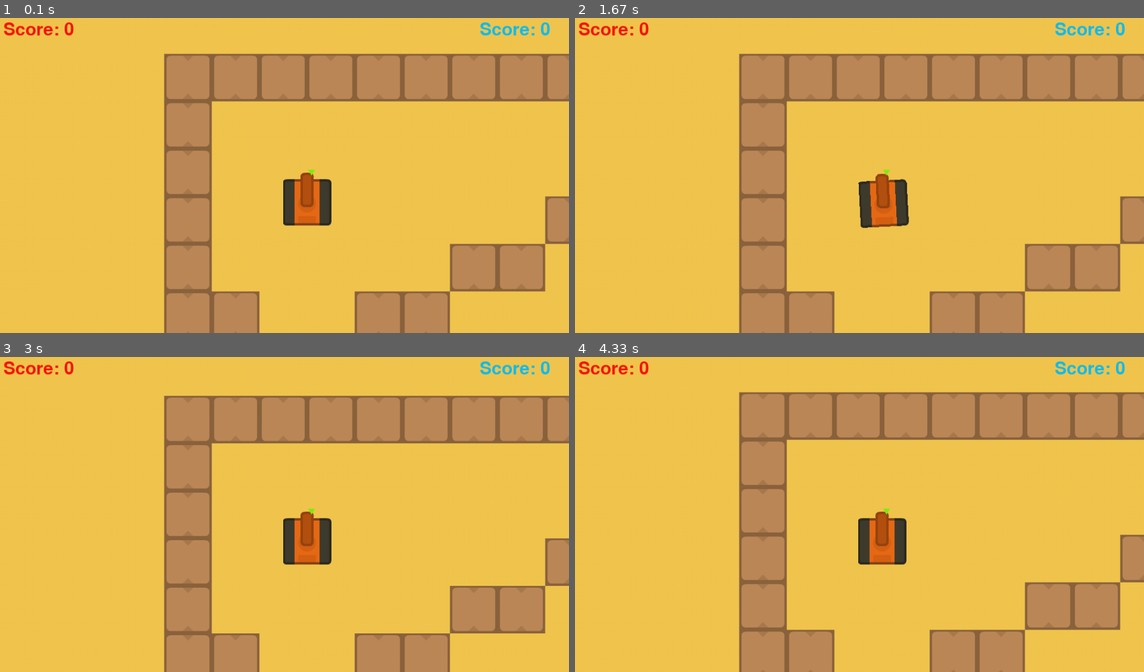
Above: before the commit, frames 1-4 (two rows, left to right).
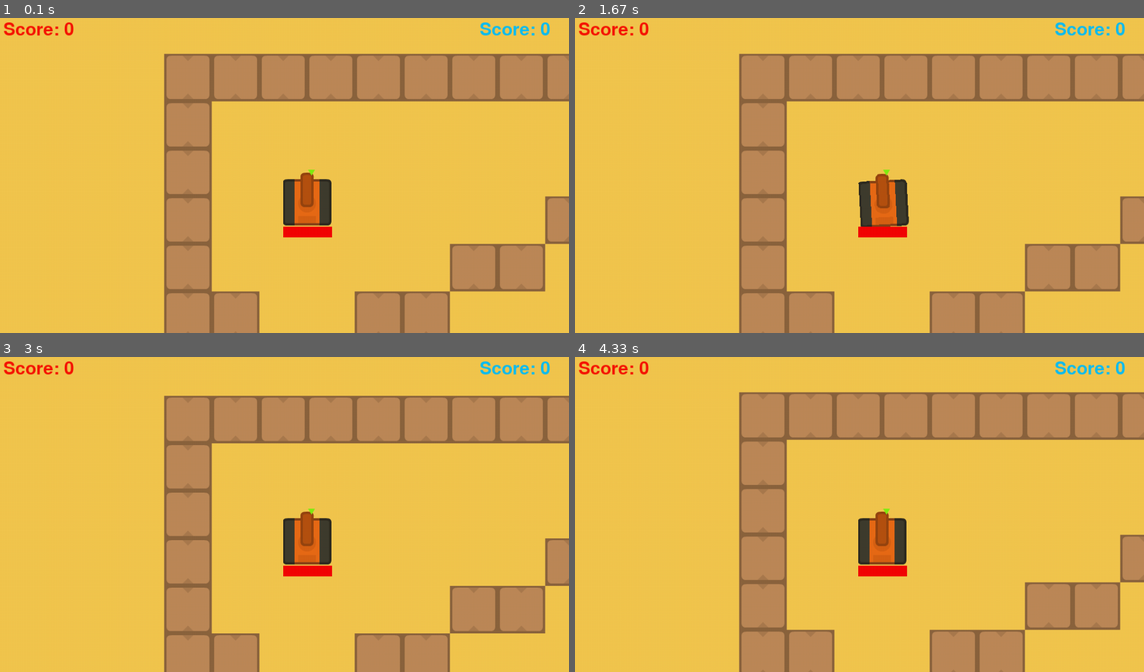
Above: after the commit, the same moments.

Repository: lenghia2797/TankPyGame
Game: pygame game, started from main.py
Two runs of this game, one before a commit and one after it. Both use one fixed random seed, a clock stepped at 60 frames per second and the inputs below.
Inputs (mouse positions are in pixels of both pictures, inside the frame that each line leads up to):
- Up to frame 1 (0.1 s): no input
- Up to frame 2 (1.67 s): hold Right 0.33-0.8 s; move the mouse to (836, 188) at 0.37 s; tap A at 1.33 s
- Up to frame 3 (3 s): tap one key every 0.33 s from 1.67 s: D A W D
- Up to frame 4 (4.33 s): tap S at 3 s

The runs differ from the first frame. In frame 1, 0.3% of the frame differs, in the area x 49-59%, y 66-70%; in frame 2, 0.3%; in frame 3, 0.3%; in frame 4, 0.3%.

Commit message:
add health bar

Diff:
--- a/GameScene.py
+++ b/GameScene.py
@@ -168,8 +168,7 @@
             bullet.visible = False
             enemy.health -= bullet.tank.damage
             if enemy.health <= 0:
-                enemy.active = False
-                enemy.visible = False
+                enemy.dead()
                 self.play_sound(self.score_sound)
                 ScoreLabel.score += 1
 
@@ -217,6 +216,8 @@
         if coin_rect.colliderect(item_rect):
             item.active = False
             item.visible = False
+            self.player.damage += 10
+            self.player.health += 10
 
     # def checkCollisionBulletWall2(self, bullets):
     #     collision_tolerance = 10
--- a/assets/levelMap.json
+++ b/assets/levelMap.json
@@ -12,7 +12,7 @@
  "layers":[
         {
          "compression":"",
-         "data":"BAAAAAQAAAAEAAAABAAAAAQAAAAEAAAABAAAAAQAAAA …(4862 unchanged characters)… AAEAAAAAgAAAAQAAAAEAAAAAgAAAAIAAAACAAAAAQAAAAIAAAACAAAAAgAAAAYAAAACAAAAAgAAAAIAAA …(1416 unchanged characters)…
+         "data":"BAAAAAQAAAAEAAAABAAAAAQAAAAEAAAABAAAAAQAAAA …(4862 unchanged characters)… AAEAAAAAgAAAAQAAAAEAAAAAgAAAAIAAAACAAAAAgAAAAIAAAACAAAAAgAAAAYAAAACAAAAAgAAAAIAAA …(1416 unchanged characters)…
          "encoding":"base64",
          "height":30,
          "id":1,
--- a/gamecore/GameObject.py
+++ b/gamecore/GameObject.py
@@ -21,17 +21,28 @@
         self.ignoreCamera = False
         self.cameraOffsetX = 0
         self.cameraOffsetY = 0
+        self.cropX = 0
+        self.cropY = 0
 
     def update(self):
         pass
 
     def render(self):
-        if self.ignoreCamera:
-            self.scene.screen.blit(
-            self.image, (self.x, self.y, self.width, self.height))
+        if self.cropX == 0 or self.cropY == 0:
+            if self.ignoreCamera:
+                self.scene.screen.blit(
+                self.image, (self.x, self.y, self.width, self.height))
+            else:
+                self.scene.screen.blit(
+                self.image, (self.x + self.cameraOffsetX, self.y + self.cameraOffsetY, self.width, self.height))
         else:
-            self.scene.screen.blit(
-            self.image, (self.x + self.cameraOffsetX, self.y + self.cameraOffsetY, self.width, self.height))
+            if self.ignoreCamera:
+                self.scene.screen.blit(
+                self.image, (self.x, self.y, self.width, self.height), (0,0,self.cropX, self.cropY))
+            else:
+                self.scene.screen.blit(
+                self.image, (self.x + self.cameraOffsetX, self.y + self.cameraOffsetY, self.width, self.height),
+                (0,0,self.cropX, self.cropY))
 
     def setOnClick(self, onClickFunc):
         self.interactive = True
--- a/gamecore/Loader.py
+++ b/gamecore/Loader.py
@@ -40,3 +40,5 @@
         self.wrench_blue_image = pygame.image.load(r'./assets/images/img_wrench_blue.png')
         self.wrench_red_image = pygame.image.load(r'./assets/images/img_wrench_red.png')
         self.wrench_yellow_image = pygame.image.load(r'./assets/images/img_wrench_yellow.png')
+
+        self.health_bar = pygame.image.load(r'./assets/images/health_bar.png')
--- a/objects/Tank.py
+++ b/objects/Tank.py
@@ -15,9 +15,12 @@
         self.speed = 2
         self.angle = 0
         self.health = 100
-        self.damage = 100
+        self.damage = 20
 
         self.image = pygame.transform.rotate(self.image, self.angle)
+        self.heathBar = GameObject(self.scene, 0, 0, 80, 18, self.scene.game.loader.health_bar, 4)
+
+        self.scene.add(self.heathBar)
 
         self.lastTimeShoot = pygame.time.get_ticks()
         self.timeShoot = 1000
@@ -28,6 +31,17 @@
 
     def update(self):
         super().update()
+        if self.active:
+            self.heathBar.x = self.x
+            self.heathBar.y = self.y + Constants.TANK_HEIGHT + 2
+            self.heathBar.cropX = 82 * self.health / 100
+            self.heathBar.cropY = 82
+
+    def dead(self):
+        self.active = False
+        self.visible = False
+        self.heathBar.active = False
+        self.heathBar.visible = False
 
     def setAngle(self, angle):
         self.angle = angle
Binary file added: assets/images/health_bar.png
